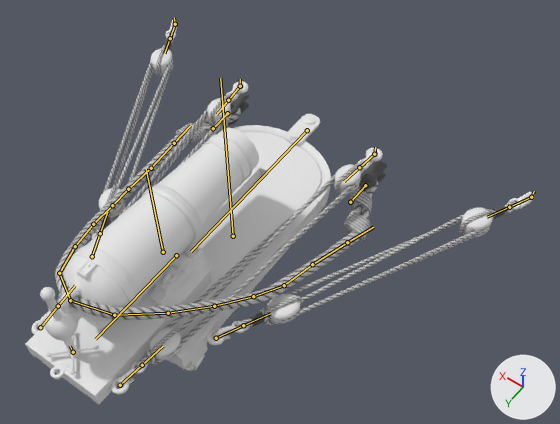
Renders of the FBX model Constitution/Content/ship/main/Carronade/Carronade.fbx from each side of a commit.
Before and after are seen from a 50 mm lens placed at (-15.2, 17.3, 31.3), pointed at (-2.7, -0.3, 3.7). Every picture has the same lights, and +X, +Y and +Z are marked at lower right. Both versions are drawn at frame 1 of the action 'Carronade_Rig|Action'; the numbers are the values there. The bones that bend it are drawn over the model as lines.

Names of what the first picture shows: 'Carronade'.
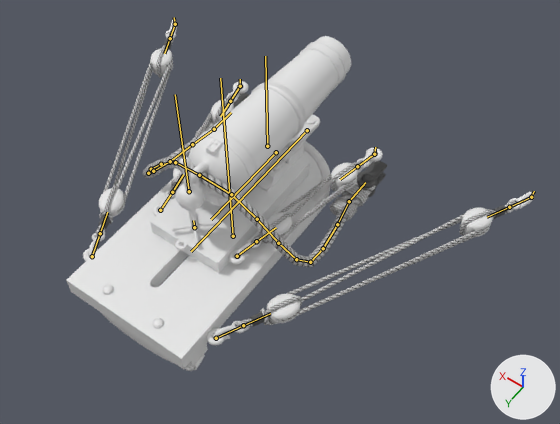
Changed parts and their boxes [x1, y1, x2, y2] in the pictures (560 x 424 px):
'Carronade', posed (8% narrower, 9% shorter)
    before: [25, 19, 535, 404]
    after: [66, 19, 535, 371]
bone 'Sled', root to tip
    before: (176, 255) to (95, 339)
    after: (276, 152) to (211, 219)
bone 'BreachRope1.L', root to tip
    before: (70, 300) to (114, 315)
    after: (199, 175) to (231, 194)
bone 'BreachRope2.L', root to tip
    before: (114, 315) to (168, 313)
    after: (231, 194) to (257, 219)
bone 'BreachRope3.L', root to tip
    before: (168, 313) to (214, 306)
    after: (257, 219) to (278, 243)
bone 'BreachRope4.L', root to tip
    before: (214, 306) to (253, 296)
    after: (278, 243) to (296, 259)
bone 'BreachRope5.L', root to tip
    before: (253, 296) to (284, 285)
    after: (296, 259) to (310, 262)
bone 'BreachRope6.L', root to tip
    before: (284, 285) to (312, 264)
    after: (310, 262) to (323, 248)
bone 'BreachRope7.L', root to tip
    before: (312, 264) to (347, 242)
    after: (323, 248) to (337, 224)
bone 'BreachRope8.L', root to tip
    before: (347, 242) to (373, 227)
    after: (337, 224) to (349, 201)
bone 'BreachRope1.R', root to tip
    before: (70, 300) to (59, 273)
    after: (199, 175) to (175, 162)
bone 'BreachRope2.R', root to tip
    before: (59, 273) to (75, 246)
    after: (175, 162) to (161, 164)
bone 'BreachRope3.R', root to tip
    before: (75, 246) to (93, 224)
    after: (161, 164) to (151, 169)
bone 'BreachRope4.R', root to tip
    before: (93, 224) to (112, 205)
    after: (151, 169) to (148, 173)
bone 'BreachRope5.R', root to tip
    before: (112, 205) to (128, 189)
    after: (148, 173) to (153, 171)
bone 'BreachRope6.R', root to tip
    before: (128, 189) to (151, 168)
    after: (153, 171) to (170, 161)
bone 'BreachRope7.R', root to tip
    before: (151, 168) to (174, 143)
    after: (170, 161) to (192, 144)
bone 'BreachRope8.R', root to tip
    before: (174, 143) to (190, 125)
    after: (192, 144) to (214, 129)
bone 'SledRope1.L', root to tip
    before: (120, 385) to (142, 365)
    after: (237, 256) to (256, 241)
bone 'SledRope1.R', root to tip
    before: (40, 327) to (58, 306)
    after: (160, 210) to (172, 192)
bone 'SledRope8.L', root to tip
    before: (374, 154) to (359, 167)
    after: (374, 154) to (357, 166)
bone 'SledRope8.R', root to tip
    before: (240, 86) to (228, 100)
    after: (240, 86) to (230, 101)

The change in detail:
Bone 'Sled' (bone_sled) moves from (0.0, 0.155, 0.0) to (0.0, 0.0, 0.0).
Bone 'BreachRope1.L' (bone_breachrope1_l) turns from (0, 12, 15) to (0, 0, 0) degrees about its own x, y and z.
Bone 'BreachRope1.L' (bone_breachrope1_l) is rescaled from (1.0, 1.07, 1.0) to (1.0, 1.0, 1.0).
Bone 'BreachRope2.L' (bone_breachrope2_l) turns from (-1, 3, 22) to (0, 0, 0) degrees about its own x, y and z.
Bone 'BreachRope2.L' (bone_breachrope2_l) is rescaled from (0.99, 1.32, 0.98) to (1.0, 1.0, 1.0).
Bone 'BreachRope3.L' (bone_breachrope3_l) turns from (1, 2, 8) to (0, 0, 0) degrees about its own x, y and z.
Bone 'BreachRope3.L' (bone_breachrope3_l) is rescaled from (1.0, 1.04, 1.0) to (1.0, 1.0, 1.0).
Bone 'BreachRope4.L' (bone_breachrope4_l) turns from (5, 2, -1) to (0, 0, 0) degrees about its own x, y and z.
Bone 'BreachRope4.L' (bone_breachrope4_l) is rescaled from (1.0, 1.06, 1.0) to (1.0, 1.0, 1.0).
Bone 'BreachRope5.L' (bone_breachrope5_l) turns from (16, 1, 3) to (0, 0, 0) degrees about its own x, y and z.
Bone 'BreachRope5.L' (bone_breachrope5_l) is rescaled from (1.0, 1.21, 0.99) to (1.0, 1.0, 1.0).
Bone 'BreachRope6.L' (bone_breachrope6_l) turns from (19, 2, 0) to (0, 0, 0) degrees about its own x, y and z.
Bone 'BreachRope6.L' (bone_breachrope6_l) is rescaled from (1.0, 1.03, 0.96) to (1.0, 1.0, 1.0).
Bone 'BreachRope7.L' (bone_breachrope7_l) turns from (15, -1, 6) to (0, 0, 0) degrees about its own x, y and z.
Bone 'BreachRope7.L' (bone_breachrope7_l) is rescaled from (1.0, 0.9, 1.0) to (1.0, 1.0, 1.0).
Bone 'BreachRope8.L' (bone_breachrope8_l) turns from (7, 0, -1) to (0, 0, 0) degrees about its own x, y and z.
Bone 'BreachRope8.L' (bone_breachrope8_l) is rescaled from (1.0, 0.78, 1.0) to (1.0, 1.0, 1.0).
Bone 'BreachRope1.R' (bone_breachrope1_r) turns from (0, -12, -20) to (0, 0, 0) degrees about its own x, y and z.
Bone 'BreachRope1.R' (bone_breachrope1_r) is rescaled from (1.0, 1.08, 1.0) to (1.0, 1.0, 1.0).
Bone 'BreachRope2.R' (bone_breachrope2_r) turns from (1, -3, -20) to (0, 0, 0) degrees about its own x, y and z.
Bone 'BreachRope2.R' (bone_breachrope2_r) is rescaled from (0.99, 1.3, 0.99) to (1.0, 1.0, 1.0).
Bone 'BreachRope3.R' (bone_breachrope3_r) turns from (2, -2, -6) to (0, 0, 0) degrees about its own x, y and z.
Bone 'BreachRope3.R' (bone_breachrope3_r) is rescaled from (1.0, 1.03, 1.0) to (1.0, 1.0, 1.0).
Bone 'BreachRope4.R' (bone_breachrope4_r) turns from (6, -3, 1) to (0, 0, 0) degrees about its own x, y and z.
Bone 'BreachRope4.R' (bone_breachrope4_r) is rescaled from (1.0, 1.05, 1.0) to (1.0, 1.0, 1.0).
Bone 'BreachRope5.R' (bone_breachrope5_r) turns from (16, -1, -3) to (0, 0, 0) degrees about its own x, y and z.
Bone 'BreachRope5.R' (bone_breachrope5_r) is rescaled from (1.0, 1.2, 0.99) to (1.0, 1.0, 1.0).
Bone 'BreachRope6.R' (bone_breachrope6_r) turns from (18, -2, -1) to (0, 0, 0) degrees about its own x, y and z.
Bone 'BreachRope6.R' (bone_breachrope6_r) is rescaled from (1.0, 1.03, 0.96) to (1.0, 1.0, 1.0).
Bone 'BreachRope7.R' (bone_breachrope7_r) turns from (15, 1, -6) to (0, 0, 0) degrees about its own x, y and z.
Bone 'BreachRope7.R' (bone_breachrope7_r) is rescaled from (1.0, 0.9, 1.0) to (1.0, 1.0, 1.0).
Bone 'BreachRope8.R' (bone_breachrope8_r) turns from (7, 0, 1) to (0, 0, 0) degrees about its own x, y and z.
Bone 'BreachRope8.R' (bone_breachrope8_r) is rescaled from (1.0, 0.79, 1.0) to (1.0, 1.0, 1.0).
Bone 'SledRope1.L' (bone_sledrope1_l) turns from (-4, 1, 6) to (-4, 0, 0) degrees about its own x, y and z.
Bone 'SledRope1.R' (bone_sledrope1_r) turns from (-4, -1, -6) to (-4, 0, 0) degrees about its own x, y and z.
Bone 'SledRope8.L' (bone_sledrope8_l) turns from (2, 0, 8) to (1, 0, 2) degrees about its own x, y and z.
Bone 'SledRope8.R' (bone_sledrope8_r) turns from (2, 0, -8) to (1, 0, -2) degrees about its own x, y and z.
